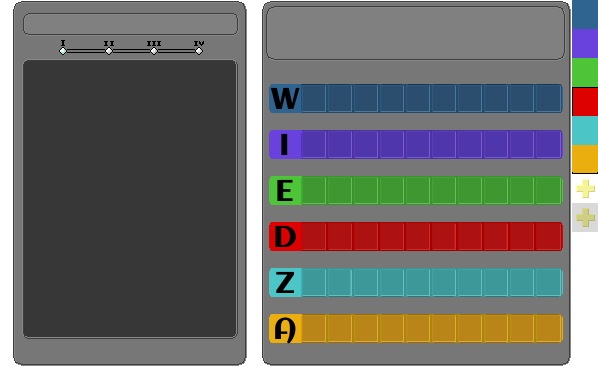
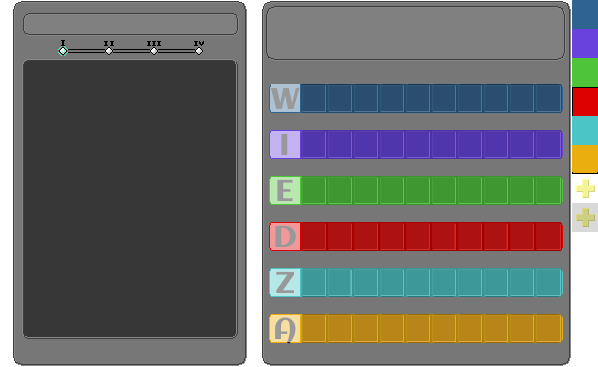
Layer changes from the first 598×367 image to the second:
added layer "Layer #6" (color, 60%) above "tripmeter" over [270, 84, 300, 342]
painted on "tripmeter" over [58, 46, 68, 56]
